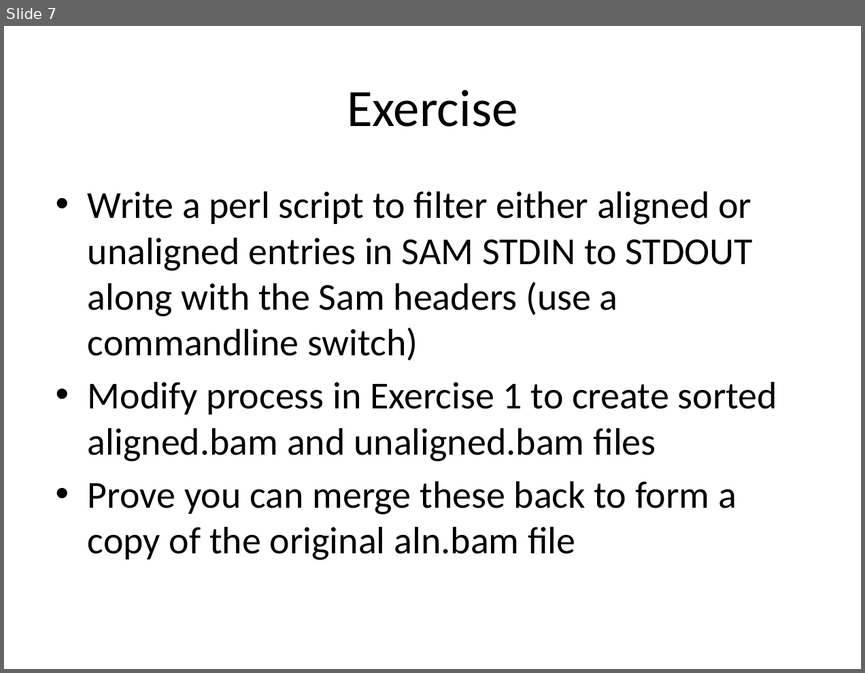
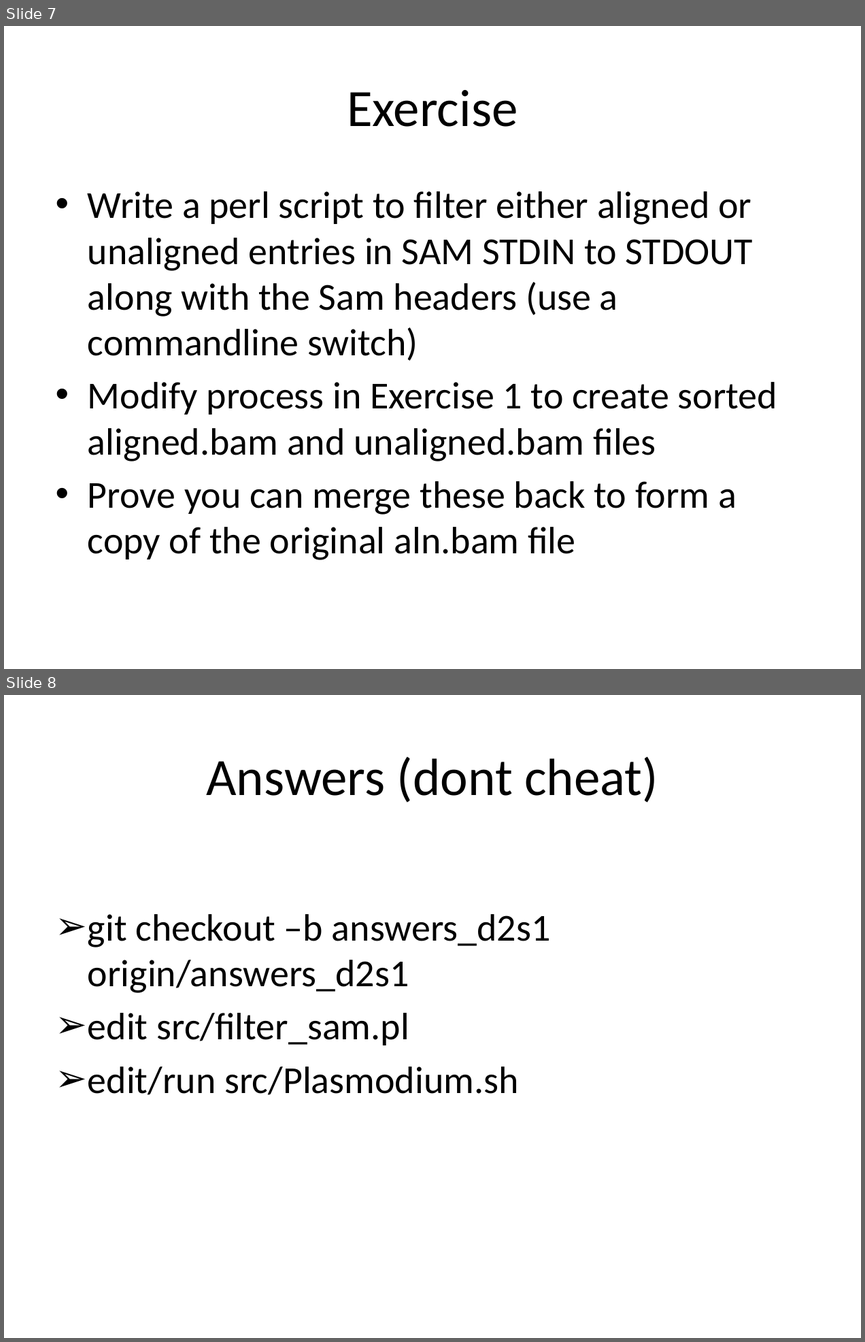
Before and after one commit to rvosa/ngs-workflows, a slide deck: doc/slides/day2/session1/SamFormatAndFiltering.pptx. Shown one above the other, each under a label of ours: slide 7 before the commit, slides 7 and 8 after it. The pictures are 865x673 and 865x1342 pixels, drawn with LibreOffice and Linux fonts; fonts in the diff are those of the drawing. Boxes give left, top, right and bottom in pixels: in the first picture for what was removed or moved away, otherwise in the second. Text is boxed around its words. In the diff, an @@ line names an element or a change of style, - is before the commit and + after.

Commit message:
added page for downloading answers_d2s1 branch with answers to Exercises

```diff
--- a/doc/slides/day2/session1/SamFormatAndFiltering.pptx
+++ b/doc/slides/day2/session1/SamFormatAndFiltering.pptx
@@ slide 8 added at [4, 695, 861, 1338], background #FFFFFF @@
@@ title added at [206, 757, 657, 802], 44 pt, text #000000 @@
+Answers (dont cheat)
@@ text added at [88, 914, 551, 1095], 32 pt, text #000000 @@
+➢ git checkout –b answers_d2s1 origin/answers_d2s1
+➢ edit src/filter_sam.pl
+➢ edit/run src/Plasmodium.sh
```
